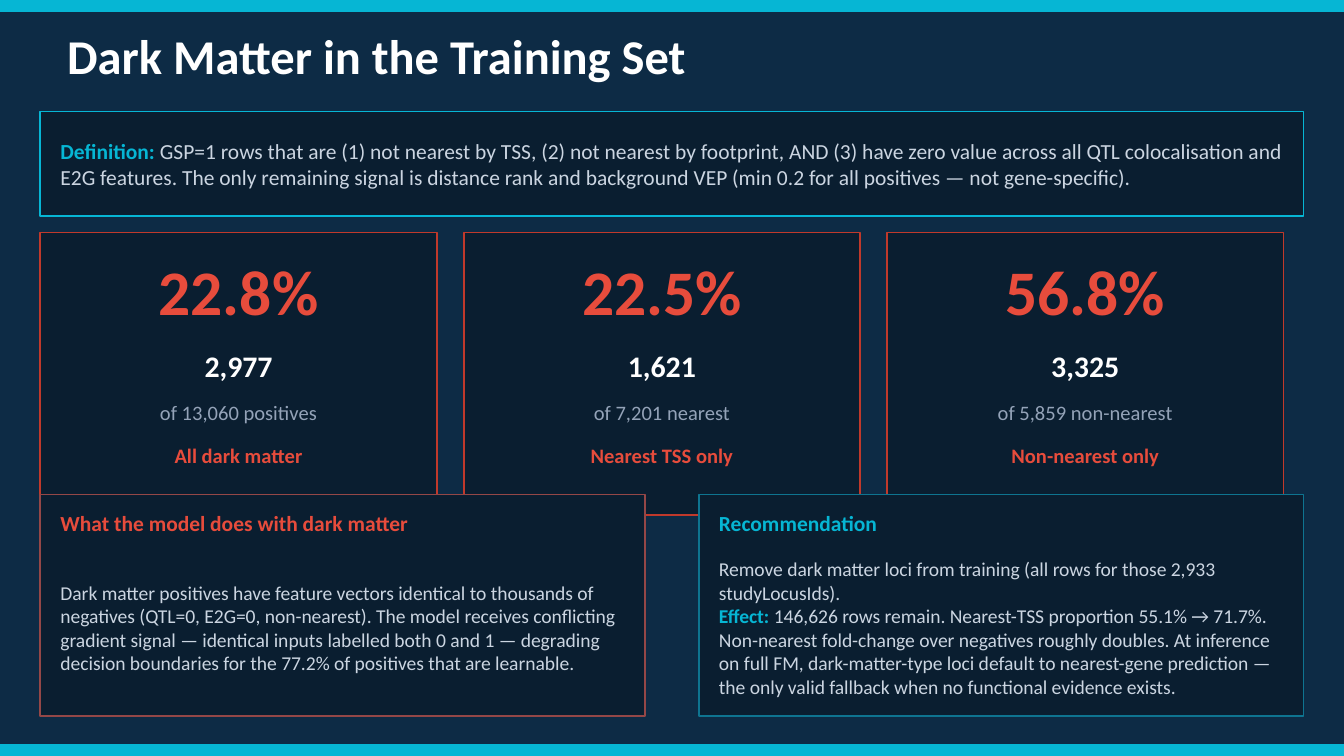
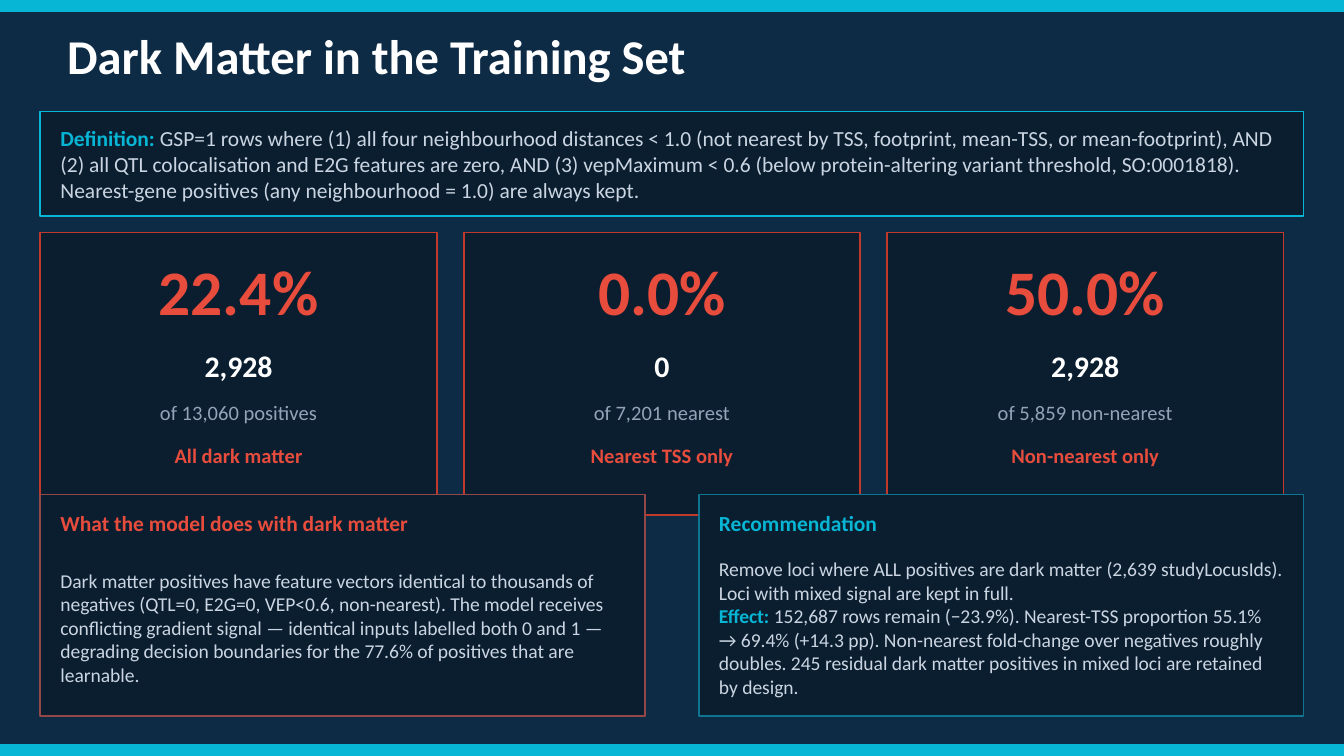
Before and after one commit to addramir/EGL_and_training_set, a slide deck: slide 8 of 2606/training_set_report.pptx. Drawn at 1344x756 pixels with LibreOffice and Linux fonts; fonts in the diff are those of the drawing. Boxes give left, top, right and bottom in pixels: in the first picture for what was removed or moved away, otherwise in the second. Text is boxed around its words. In the diff, an @@ line names an element or a change of style, - is before the commit and + after.

Commit message:
fix: definition of darak matter

```diff
--- a/2606/training_set_report.pptx
+++ b/2606/training_set_report.pptx
@@ text at (x1=60, y1=130, x2=1273, y2=202): text changed @@
-Definition: GSP=1 rows that are (1) not nearest by TSS, (2) not nearest by footprint, AND (3) have zero value across all QTL colocalisation and E2G features. The only remaining signal is distance rank and background VEP (min 0.2 for all positives — not gene-specific).
+Definition: GSP=1 rows where (1) all four neighbourhood distances < 1.0 (not nearest by TSS, footprint, mean-TSS, or mean-footprint), AND (2) all QTL colocalisation and E2G features are zero, AND (3) vepMaximum < 0.6 (below protein-altering variant threshold, SO:0001818). Nearest-gene positives (any neighbourhood = 1.0) are always kept.
@@ text at (x1=159, y1=271, x2=318, y2=316): text changed @@
-22.8%
+22.4%
@@ text at (x1=598, y1=271, x2=725, y2=316): text changed @@
-22.5%
+0.0%
@@ text at (x1=1006, y1=271, x2=1165, y2=316): text changed @@
-56.8%
+50.0%
@@ text at (x1=205, y1=356, x2=273, y2=381): text changed @@
-2,977
+2,928
@@ text at (x1=654, y1=357, x2=669, y2=378): text changed @@
-1,621
+0
@@ text at (x1=1051, y1=356, x2=1119, y2=381): text changed @@
-3,325
+2,928
@@ text at (x1=719, y1=562, x2=1282, y2=698): text changed @@
-Remove dark matter loci from training (all rows for those 2,933 studyLocusIds).
-Effect: 146,626 rows remain. Nearest-TSS proportion 55.1% → 71.7%. Non-nearest fold-change over negatives roughly doubles. At inference on full FM, dark-matter-type loci default to nearest-gene prediction — the only valid fallback when no functional evidence exists.
+Remove loci where ALL positives are dark matter (2,639 studyLocusIds). Loci with mixed signal are kept in full.
+Effect: 152,687 rows remain (−23.9%). Nearest-TSS proportion 55.1% → 69.4% (+14.3 pp). Non-nearest fold-change over negatives roughly doubles. 245 residual dark matter positives in mixed loci are retained by design.
@@ text at (x1=60, y1=574, x2=604, y2=682): text changed @@
-Dark matter positives have feature vectors identical to thousands of negatives (QTL=0, E2G=0, non-nearest). The model receives conflicting gradient signal — identical inputs labelled both 0 and 1 — degrading decision boundaries for the 77.2% of positives that are learnable.
+Dark matter positives have feature vectors identical to thousands of negatives (QTL=0, E2G=0, VEP<0.6, non-nearest). The model receives conflicting gradient signal — identical inputs labelled both 0 and 1 — degrading decision boundaries for the 77.6% of positives that are learnable.
```
Also in this commit, not shown: 1 other slide changed, 2 other files.
